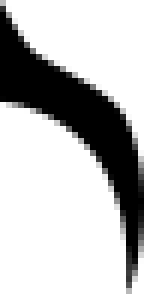
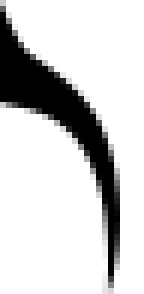
Layered file, before and after one edit (144 × 294). Changes by layer:
added layer "形状 4" above "形状 3" over [0, 0, 120, 294]
hid "形状 1" over [0, 0, 144, 294]
